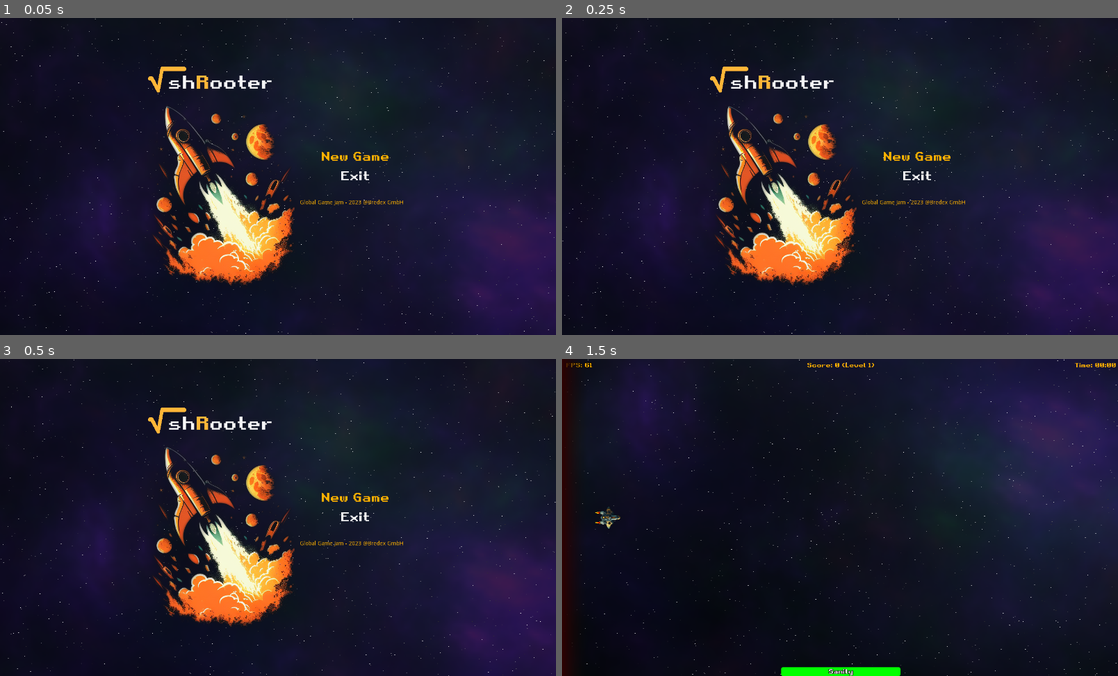
Above: before the commit, frames 1-4 (two rows, left to right).
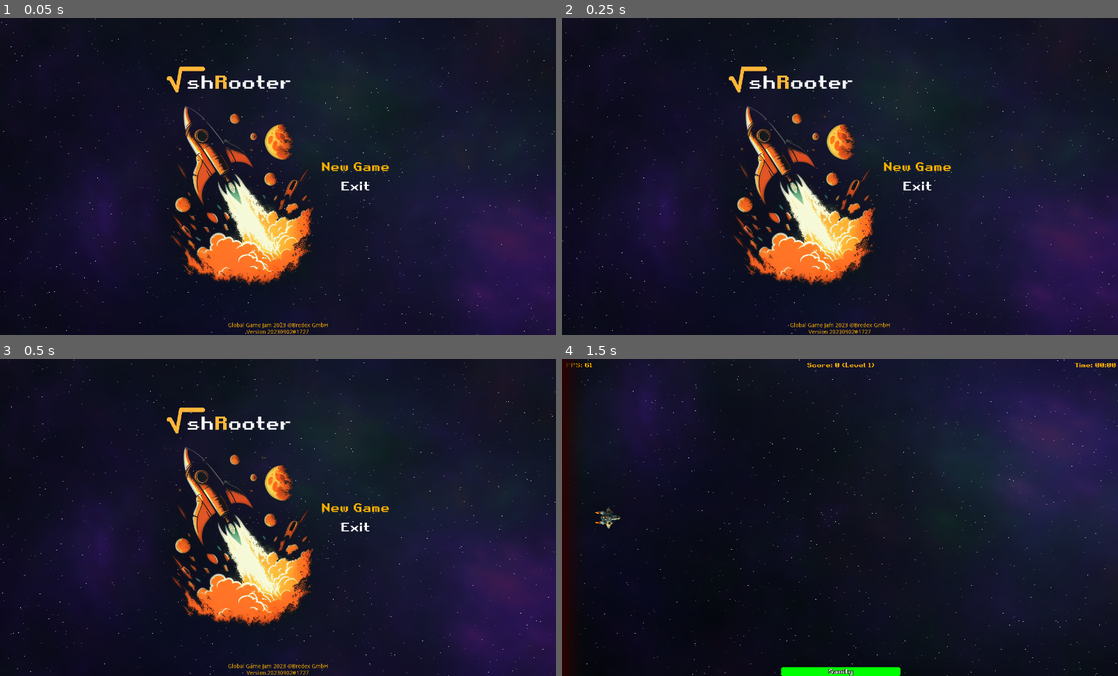
Above: after the commit, the same moments.

Repository: gingerr/ggj-2023-roots-one
Game: Godot game, scene res://MainMenu.tscn
Two runs of this game, one before a commit and one after it. Both use one fixed random seed, a clock stepped at 60 frames per second and the inputs below.
Inputs:
- Up to frame 1 (0.05 s): no input
- Up to frame 2 (0.25 s): no input
- Up to frame 3 (0.5 s): no input
- Up to frame 4 (1.5 s): click "New Game" at 0.5 s; tap Enter at 1.25, 1.35 s; hold Right (ui_right) from 1.28 s (still down)

The runs differ from the first frame. In frame 1, 9.3% of the frame differs, in the area x 26-73%, y 15-100%; in frame 2, 9.3%; in frame 3, 9.3%; in frame 4, nothing differs.

Commit message:
.

Diff:
--- a/MainMenu.gd
+++ b/MainMenu.gd
@@ -11,7 +11,7 @@
 	get_tree().quit()
 
 func _ready():
-	Utils.default_font_color($HBoxContainer/VBoxContainer/copyright)
+	Utils.default_font_color($VBoxContainer/copyright)
 	visualize_selection()
 
 func _on_Options_pressed():
--- a/MainMenu.tscn
+++ b/MainMenu.tscn
@@ -50,6 +50,9 @@
 anchor_right = 1.0
 anchor_bottom = 1.0
 script = ExtResource( 2 )
+__meta__ = {
+"_edit_use_anchors_": true
+}
 
 [node name="BackgroundLayer" parent="." instance=ExtResource( 3 )]
 
@@ -59,8 +62,8 @@
 alignment = 1
 
 [node name="TextureRect" type="TextureRect" parent="HBoxContainer"]
-margin_left = 367.0
-margin_right = 751.0
+margin_left = 414.0
+margin_right = 798.0
 margin_bottom = 800.0
 size_flags_horizontal = 4
 size_flags_vertical = 7
@@ -69,8 +72,8 @@
 
 [node name="VBoxContainer" type="VBoxContainer" parent="HBoxContainer"]
 self_modulate = Color( 0, 0, 0, 1 )
-margin_left = 755.0
-margin_right = 1032.0
+margin_left = 802.0
+margin_right = 986.0
 margin_bottom = 800.0
 size_flags_vertical = 3
 alignment = 1
@@ -85,17 +88,17 @@
 align = 1
 
 [node name="MarginContainer" type="MarginContainer" parent="HBoxContainer/VBoxContainer"]
-margin_top = 327.0
-margin_right = 277.0
-margin_bottom = 421.0
+margin_top = 353.0
+margin_right = 184.0
+margin_bottom = 447.0
 
 [node name="Selection" type="VBoxContainer" parent="HBoxContainer/VBoxContainer/MarginContainer"]
-margin_right = 277.0
+margin_right = 184.0
 margin_bottom = 94.0
 alignment = 1
 
 [node name="NewGame" type="Button" parent="HBoxContainer/VBoxContainer/MarginContainer/Selection"]
-margin_right = 277.0
+margin_right = 184.0
 margin_bottom = 45.0
 mouse_default_cursor_shape = 2
 custom_fonts/font = SubResource( 2 )
@@ -117,7 +120,7 @@
 
 [node name="Exit" type="Button" parent="HBoxContainer/VBoxContainer/MarginContainer/Selection"]
 margin_top = 49.0
-margin_right = 277.0
+margin_right = 184.0
 margin_bottom = 94.0
 focus_mode = 0
 mouse_default_cursor_shape = 2
@@ -182,17 +185,22 @@
 text = "Back"
 flat = true
 
-[node name="copyright" type="Label" parent="HBoxContainer/VBoxContainer"]
-margin_top = 425.0
-margin_right = 277.0
-margin_bottom = 473.0
-grow_horizontal = 2
-grow_vertical = 2
-text = "
-
-Global Game Jam - 2023 @Bredex GmbH    "
+[node name="VBoxContainer" type="MarginContainer" parent="."]
+margin_top = 769.0
+margin_right = 1400.0
+margin_bottom = 800.0
+size_flags_vertical = 10
+
+[node name="copyright" type="Label" parent="VBoxContainer"]
+margin_right = 1400.0
+margin_bottom = 31.0
+grow_horizontal = 0
+size_flags_vertical = 8
+text = "Global Game Jam 2023 @Bredex GmbH
+Version 20230902#1727"
 align = 1
 valign = 1
+autowrap = true
 
 [connection signal="gui_input" from="HBoxContainer/VBoxContainer" to="." method="_on_VBoxContainer_gui_input"]
 [connection signal="pressed" from="HBoxContainer/VBoxContainer/MarginContainer/Selection/NewGame" to="." method="_on_NewGame_pressed"]
Not shown, changed: docs/index.pck
